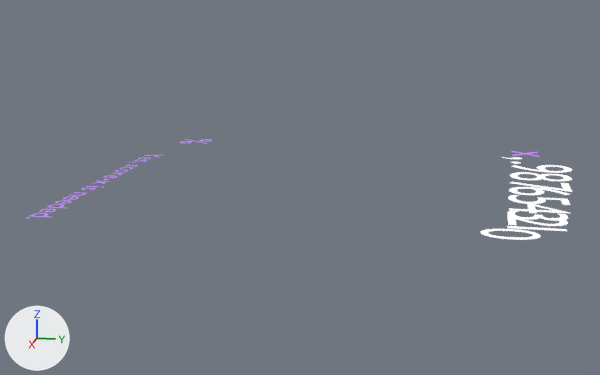
Two versions of the Blender file rendermarker.numbers_score.blend, one commit apart.
The view is the same before and after, from a 50 mm lens placed at (7.36, 2.59, 2.18), pointed at (1.19, 1.35, 0.63). Arrows for +X, +Y and +Z are at lower left; the lights stay in place. Text is drawn in Blender's own font.

Objects in the first picture: 'Text.001', 'Text.039', 'Text.041', 'Text.042', 'Text.043', 'Text.044', 'Text.045', 'Text.049', 'Text.055', 'Text.056', 'Text.075'.
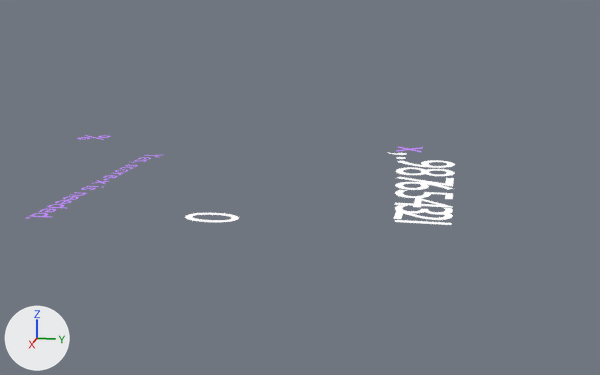
Commit message: Fix score number-0 being misaligned

Changed parts and their boxes (x1, y1, x2, y2) in the pictures (600 x 375 px):
'Text.039', reshaped, moved (11% narrower, 17% shorter): before (480, 229, 541, 240); after (185, 213, 239, 222)
'Text.055', moved: before (510, 172, 572, 181); after (396, 167, 455, 176)
'Text.045', moved: before (509, 187, 570, 195); after (395, 182, 453, 190)
'Text.042', moved: before (507, 211, 568, 221); after (395, 205, 453, 215)
'Text.043', moved: before (509, 204, 571, 214); after (394, 198, 453, 208)
'Text.044', moved: before (508, 195, 570, 205); after (395, 190, 453, 199)
'Text.056', moved: before (512, 165, 572, 173); after (397, 160, 455, 168)
'Text.041', moved: before (507, 215, 568, 226); after (394, 211, 453, 220)
'Text.049', moved: before (510, 182, 572, 192); after (397, 177, 454, 187)
'Text.040', moved: before (507, 226, 567, 231); after (395, 220, 452, 225)
'Text.075', moved: before (511, 151, 539, 157); after (396, 146, 423, 152)
'Text.001', moved: before (179, 139, 212, 144); after (77, 135, 111, 140)
'Text.074', moved: before (502, 157, 522, 159); after (387, 152, 407, 155)

The edits, one by one:
In text 'Text.040' (txt_text_040), align_y goes from 'CENTER' to 'BOTTOM_BASELINE'.
Object 'Text.001' (ob_text_001) moves from (-0.001, -0.017, 0.734) to (-0.001, -1.038, 0.734).
Object 'Text.039' (ob_text_039) moves from (0.0, 3.0, 0.0) to (0.0, 0.0, 0.0).
Object 'Text.040' (ob_text_040) moves from (0.0, 3.0, 0.064) to (0.0, 2.0, 0.064).
Object 'Text.041' (ob_text_041) moves from (0.0, 3.0, 0.129) to (0.0, 2.0, 0.129).
Object 'Text.042' (ob_text_042) moves from (0.0, 3.0, 0.179) to (0.0, 2.0, 0.179).
Object 'Text.043' (ob_text_043) moves from (0.0, 3.0, 0.247) to (0.0, 2.0, 0.247).
Object 'Text.044' (ob_text_044) moves from (0.0, 3.0, 0.323) to (0.0, 2.0, 0.323).
Object 'Text.045' (ob_text_045) moves from (0.0, 3.0, 0.403) to (0.0, 2.0, 0.403).
Object 'Text.049' (ob_text_049) moves from (0.0, 3.0, 0.454) to (0.0, 2.0, 0.454).
Object 'Text.055' (ob_text_055) moves from (0.0, 3.0, 0.535) to (0.0, 2.0, 0.535).
Object 'Text.056' (ob_text_056) moves from (0.0, 3.0, 0.611) to (0.0, 2.0, 0.611).
Object 'Text.074' (ob_text_074) moves from (0.0, 3.0, 0.691) to (0.0, 2.0, 0.691).
Object 'Text.075' (ob_text_075) moves from (0.0, 3.0, 0.734) to (0.0, 2.0, 0.734).
